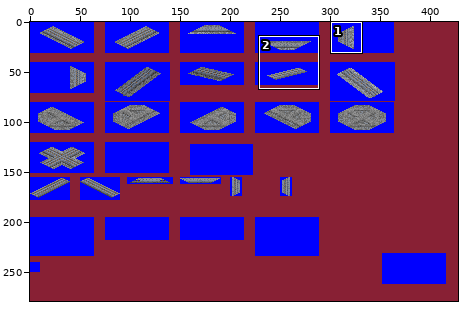
Sprite sheet, stored at grf/TBAI.png. The first picture is a wide view before the edit; the outline marks the close-up.
Close-up. Before the commit:
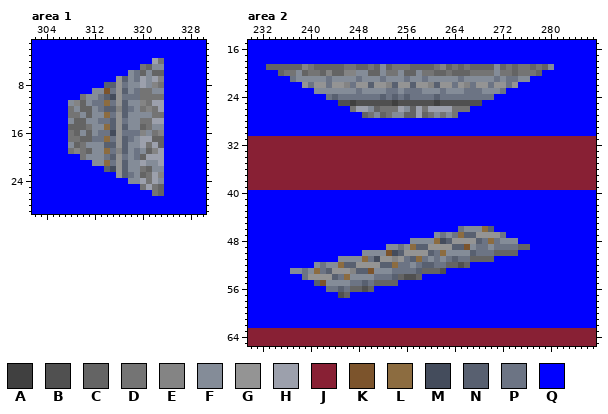
The file is 428x279 pixels. Shown: area 1: x 302..330, y 1..29; area 2: x 230..287, y 15..65. The commit also changed other parts of the picture, which this record leaves out.
Palette (. is transparent): A #404040  B #505050  C #646464  D #747474  E #848484  F #848c98  G #949494  H #9ca0ac  J #882034  K #7c542c  L #8c6c40  M #444c5c  N #586070  P #6c7484  Q #0000ff
Once edited:
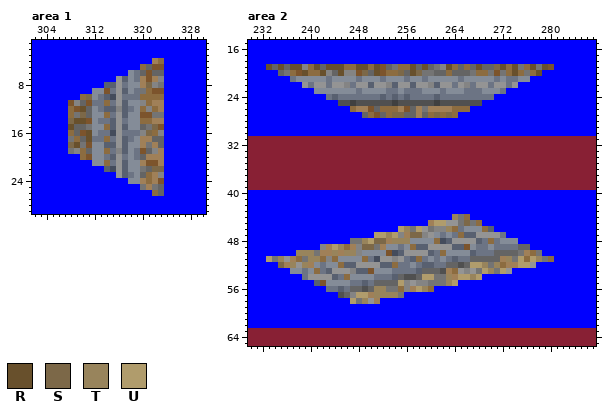
Colours new in this view: R #68502c  S #7c6848  T #98845c  U #b09c6c
The exact change:
@@ palette @@
-H #9ca0ac
+H #a08058
--- area 1
@@ x 306..325 @@
  3 QQQQQQQQQQQQQQQQQQQQ
- 4 QQQQQQQQQQQQQQQQHDQQ
- 5 QQQQQQQQQQQQQQDCFFQQ
- 6 QQQQQQQQQQQQFPCFCCQQ
- 7 QQQQQQQQQQGNFPHFHEQQ
- 8 QQQQQQQQNNGPFFHFEDQQ
- 9 QQQQQQFFKPGNFPDDFFQQ
-10 QQQQDFFPNMGPPPDDDDQQ
-11 QQFECFPPLPGNFFEDHHQQ
-12 QQDFCCFPNNENPFDEDHQQ
-13 QQDDFCFFLPGNFFFFDDQQ
-14 QQFCCFFPPNGPFFDDHHQQ
-15 QQCCCDFFLNGNFFCDFFQQ
-16 QQDCFCFPPMGPPPEFDEQQ
-17 QQDDCCPPLPGNPFHHCCQQ
-18 QQFCDFFFNNGNFFHDHCQQ
-19 QQDEDCFFLPENFPFCEHQQ
-20 QQQQDFFFPNGPFPCHHHQQ
-21 QQQQQQFFLPGNFFHFFHQQ
-22 QQQQQQQQNMGNFFDCFFQQ
-23 QQQQQQQQQQGNPFCDHEQQ
-24 QQQQQQQQQQQQFFHDHFQQ
+ 4 QQQQQQQQQQQQQQQQHLQQ
+ 5 QQQQQQQQQQQQQQLCKKQQ
+ 6 QQQQQQQQQQQQFPCKCCQQ
+ 7 QQQQQQQQQQGNFPHKHEQQ
+ 8 QQQQQQQQNNGPFFHSEDQQ
+ 9 QQQQQQFFKPGNFPDLKKQQ
+10 QQQQLSFPNMGPPPLLLLQQ
+11 QQKECKPPLPGNFFELHHQQ
+12 QQLKRCFPNNENPFLELHQQ
+13 QQLDSCFFLPGNFFKKDDQQ
+14 QQSRRKFPPNGPFFLLHHQQ
+15 QQRCCDFFLNGNFFCDSKQQ
+16 QQLCKRFPPMGPPPESLEQQ
+17 QQDLCRPPLPGNPFHHCCQQ
+18 QQSRDKFFNNGNFFHDHCQQ
+19 QQDELCFFLPENFPKCEHQQ
+20 QQQQLKFFPNGPFPCHHHQQ
+21 QQQQQQFFLPGNFFHKKHQQ
+22 QQQQQQQQNMGNFFDCSSQQ
+23 QQQQQQQQQQGNPFCLHEQQ
+24 QQQQQQQQQQQQFFHLHKQQ
 25 QQQQQQQQQQQQQQDHDCQQ
-26 QQQQQQQQQQQQQQQQDCQQ
+26 QQQQQQQQQQQQQQQQLCQQ
 27 QQQQQQQQQQQQQQQQQQQQ
--- area 2
@@ x 230..287 @@
 18 QQQQQQQQQQQQQQQQQQQQQQQQQQQQQQQQQQQQQQQQQQQQQQQQQQQQQQQQQQ
-19 QQQCCCCCCEDCCCCCDDCCDCFCDDDCCCCDECDCDCCCCFCDCDDCDCFQQQQQQQ
-20 QQQQQCDDFCDDCECCEEFFCCFDDFCCFDDCCDCCCDDDDFDDCDDDCQQQQQQQQQ
+19 QQQRCRCRRELRCRRRLLRRLRKCDLLRCRCDERLCLCRCCSRLRDLRDRKQQQQQQQ
+20 QQQQQCDLKRLLRECREEKSCRKLLSCRSDDCCLCCCDLLDKDLRLDLRQQQQQQQQQ
 21 QQQQQQQPFFFFFPFFFFPFFFPFFFPFFPFFFFFPFFFFFPFPPFFQQQQQQQQQQQ
@@ x 245..268 @@
 25 BBABBBBBBABBBBBBABBBBBBB
-26 QQDHHFCDDDHFCHDHHHHDDDQQ
-27 QQQQCDFCDFFCCHCDFDFDQQQQ
+26 QQLHHKCLLLHKCHDHHHHLLLQQ
+27 QQQQCLKCLSSCCHCLSLSLQQQQ
 28 QQQQQQQQQQQQQQQQQQQQQQQQ
@@ x 230..287 @@
 43 QQQQQQQQQQQQQQQQQQQQQQQQQQQQQQQQQQQQQQQQQQQQQQQQQQQQQQQQQQ
-44 QQQQQQQQQQQQQQQQQQQQQQQQQQQQQQQQQQQQQQQQQQQQQQQQQQQQQQQQQQ
-45 QQQQQQQQQQQQQQQQQQQQQQQQQQQQQQQQQQQQQQQQQQQQQQQQQQQQQQQQQQ
-46 QQQQQQQQQQQQQQQQQQQQQQQQQQQQQQQQQQQPFFFLNQQQQQQQQQQQQQQQQQ
-47 QQQQQQQQQQQQQQQQQQQQQQQQQQQQQQQFPFPLNNGGGGPQQQQQQQQQQQQQQQ
-48 QQQQQQQQQQQQQQQQQQQQQQQQQQQFFFFLMNGGGGNPLPFFFQQQQQQQQQQQQQ
-49 QQQQQQQQQQQQQQQQQQQQQQQFFPFLNNGGGGNNKFPPFPPPPCCQQQQQQQQQQQ
-50 QQQQQQQQQQQQQQQQQQQFFFFKMNGGGGNPLFFFFNPPPCCCCQQQQQQQQQQQQQ
-51 QQQQQQQQQQQQQQQFFFFLPMGGEGPNLPFPFPNPPCCCCQQQQQQQQQQQQQQQQQ
-52 QQQQQQQQQQQFPFFLNNGGGGNNLPPFPNNPPCCBCQQQQQQQQQQQQQQQQQQQQQ
-53 QQQQQQQFFPFLPNGGGENNKFFFPPPPNCCCBQQQQQQQQQQQQQQQQQQQQQQQQQ
-54 QQQQQQQQQPGGGGNPLFFFFPPPNCBBCQQQQQQQQQQQQQQQQQQQQQQQQQQQQQ
-55 QQQQQQQQQQQNKFFFFPPNPCCCCQQQQQQQQQQQQQQQQQQQQQQQQQQQQQQQQQ
-56 QQQQQQQQQQQQQPPNPCCBCQQQQQQQQQQQQQQQQQQQQQQQQQQQQQQQQQQQQQ
-57 QQQQQQQQQQQQQQQBCQQQQQQQQQQQQQQQQQQQQQQQQQQQQQQQQQQQQQQQQQ
-58 QQQQQQQQQQQQQQQQQQQQQQQQQQQQQQQQQQQQQQQQQQQQQQQQQQQQQQQQQQ
+44 QQQQQQQQQQQQQQQQQQQQQQQQQQQQQQQQQQTDLQQQQQQQQQQQQQQQQQQQQQ
+45 QQQQQQQQQQQQQQQQQQQQQQQQQQQQQQHUUGGDSDLQQQQQQQQQQQQQQQQQQQ
+46 QQQQQQQQQQQQQQQQQQQQQQQQQUTDUGDEETLPFFFLNQQQQQQQQQQQQQQQQQ
+47 QQQQQQQQQQQQQQQQQQQQQUUTUEHSSEGFPFPLNNGGGGPQQQQQQQQQQQQQQQ
+48 QQQQQQQQQQQQQQQQQDDTUSSHTTTFFFFLMNGGGGNPLPFFFQQQQQQQQQQQQQ
+49 QQQQQQQQQQQQEHUTLHESSDHFFPFLNNGGGGNNKFPPFPPPPCCQQQQQQQQQQQ
+50 QQQQQQQQTTTDHHTHTTEFFFFKMNGGGGNPLFFFFNPPPCCCCDHLDQQQQQQQQQ
+51 QQQUDTGHLDTTLELFFFFLPMGGEGPNLPFPFPNPPCCCCCHTDULUTDLQQQQQQQ
+52 QQQQQSHTGTHFPFFLNNGGGGNNLPPFPNNPPCCBCUUTDTLHHUUGQQQQQQQQQQ
+53 QQQQQQQFFPFLPNGGGENNKFFFPPPPNCCCBHLGEGDUTDUGQQQQQQQQQQQQQQ
+54 QQQQQQQQQPGGGGNPLFFFFPPPNCBBCUUDDTHUUTUQQQQQQQQQQQQQQQQQQQ
+55 QQQQQQQQQQQNKFFFFPPNPCCCCUEGEEDDDTUQQQQQQQQQQQQQQQQQQQQQQQ
+56 QQQQQQQQQQQQQPPNPCCBCTTDDLEHUTLQQQQQQQQQQQQQQQQQQQQQQQQQQQ
+57 QQQQQQQQQQQQQQQBCEUUHTTTTDQQQQQQQQQQQQQQQQQQQQQQQQQQQQQQQQ
+58 QQQQQQQQQQQQQQQQQUDTGHQQQQQQQQQQQQQQQQQQQQQQQQQQQQQQQQQQQQ
 59 QQQQQQQQQQQQQQQQQQQQQQQQQQQQQQQQQQQQQQQQQQQQQQQQQQQQQQQQQQ
Boxes around the changes in both close-ups, in picture pixels (x1, y1, x2, y2):
changed: (140, 58, 164, 196)
changed: (68, 94, 92, 160)
changed: (266, 64, 428, 76)
changed: (446, 64, 554, 76)
changed: (350, 106, 470, 118)
changed: (266, 214, 554, 304)
